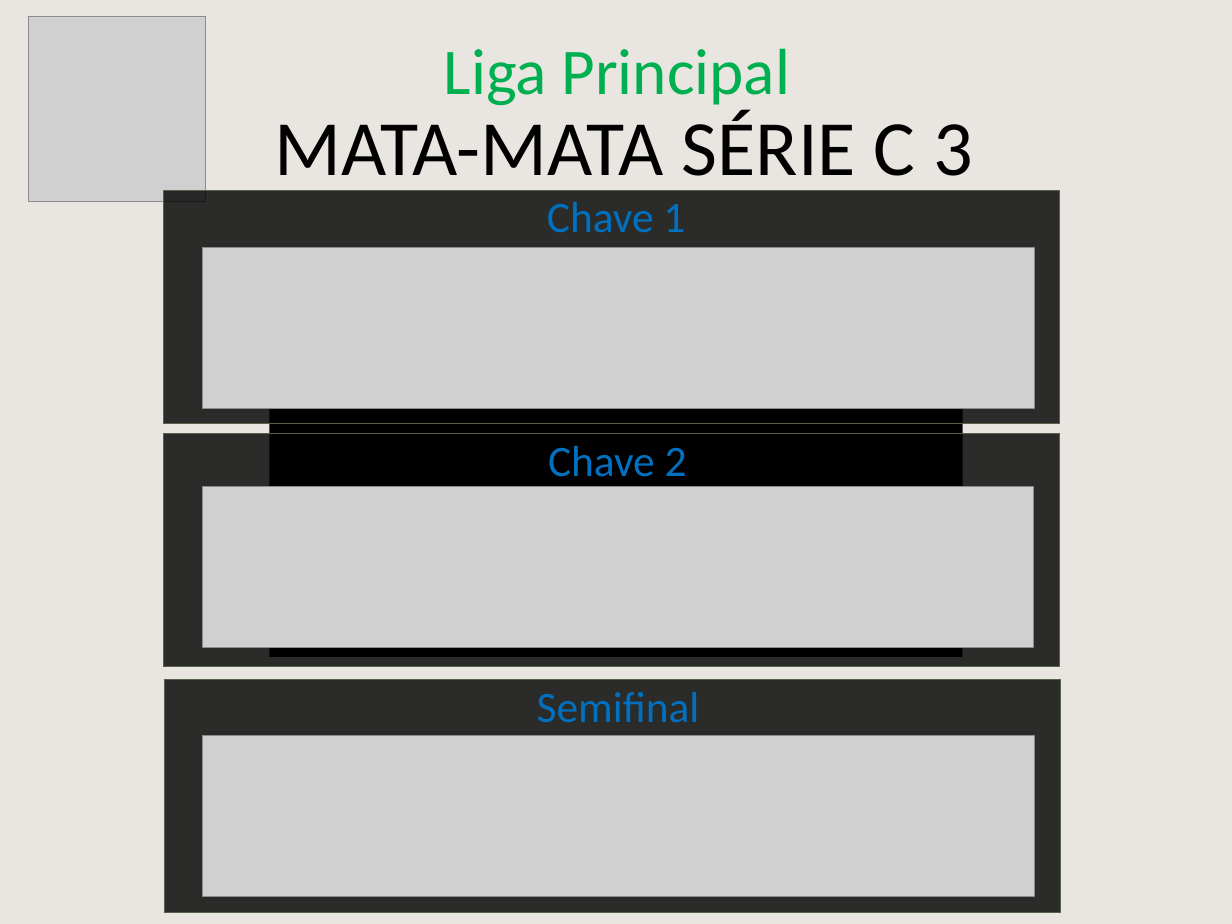
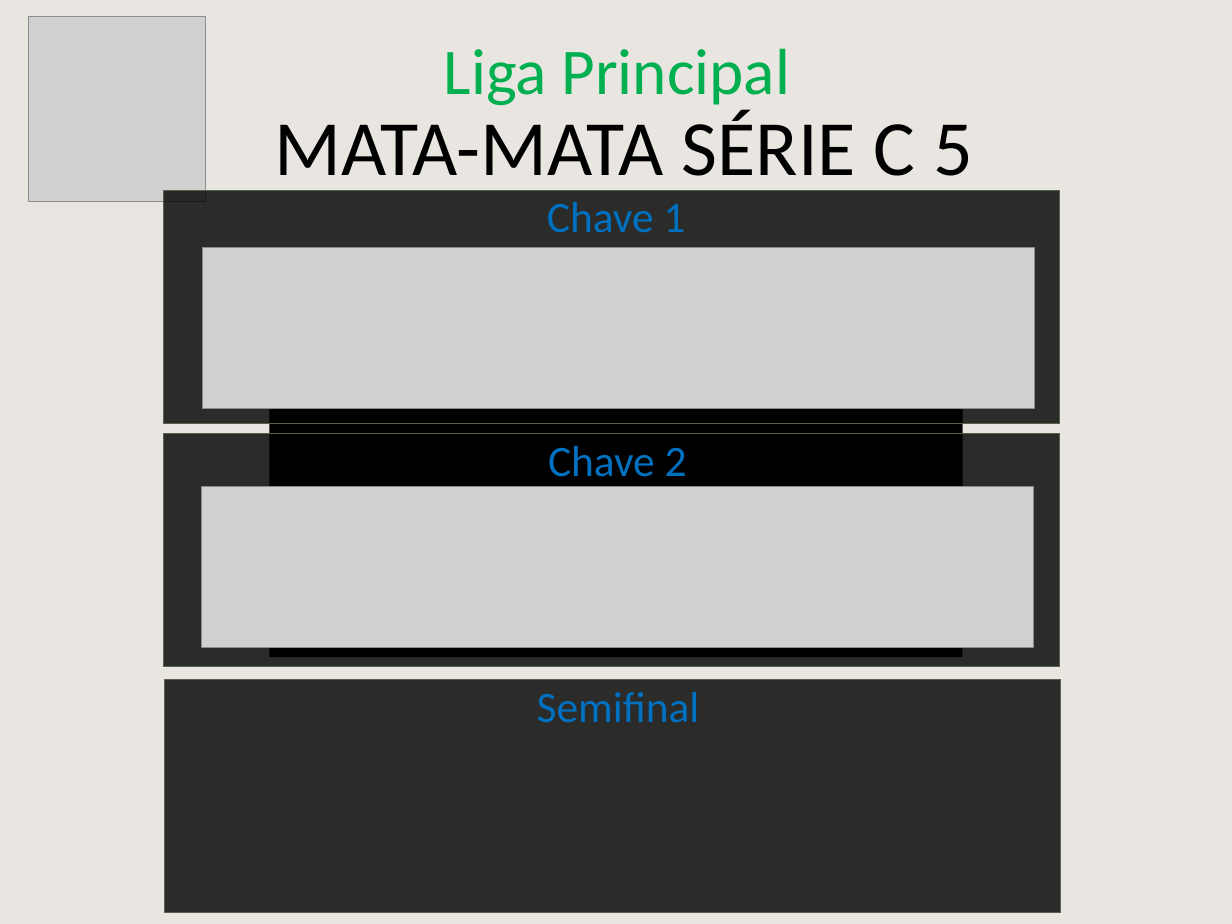
Before and after one commit to cknakayama/automacao_ligaroletarussa2021, a slide deck: slide 12 of MataMataPlanilha.pptx (slide 11 before the commit). Drawn at 1232x924 pixels with LibreOffice and Linux fonts; fonts in the diff are those of the drawing; grey boxes stand for pictures; background and template pictures are left out. Boxes give left, top, right and bottom in pixels: in the first picture for what was removed or moved away, otherwise in the second. Text is boxed around its words. In the diff, an @@ line names an element or a change of style, - is before the commit and + after.

```diff
--- a/MataMataPlanilha.pptx
+++ b/MataMataPlanilha.pptx
@@ text at [274, 110, 973, 193]: text changed @@
-MATA-MATA SÉRIE C 3
+MATA-MATA SÉRIE C 5
@@ picture removed at [203, 735, 1034, 896] @@
```
Also in this commit, not shown: 1 other slide changed, 1 slide added, 4 other files.
